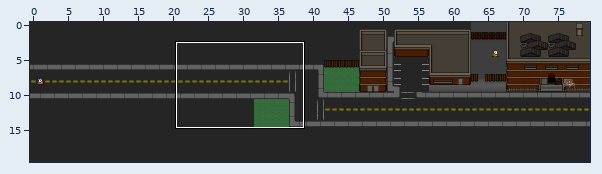
A Tiled map gets an edit: assets/gauntlet.tmx. The picture above shows the old version from afar; the outline marks the close-up.
Close-up. The starting point:
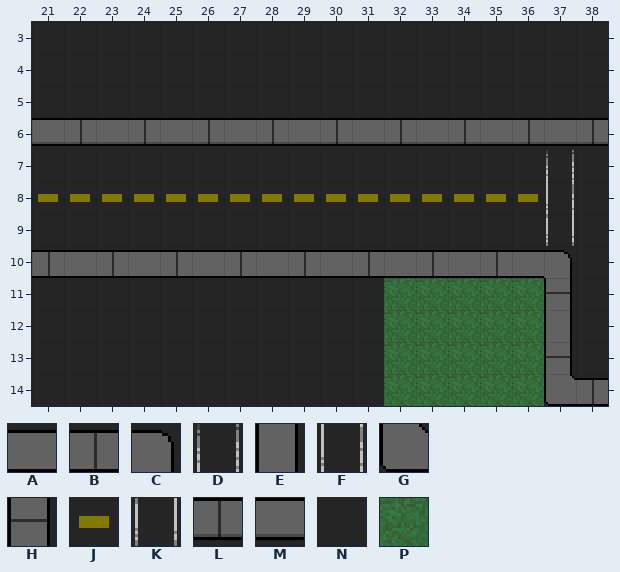
Cells are 16x16 px. Shown: x 21..38, y 3..14. The commit also changed other parts of the map, which this record leaves out.
Key: from "ztown": A 117, B 118, C 119, D 123, E 135, F 139, G 149, H 151, J 154, K 155, L 165, M 166, N 168, P 178.
_ is an empty cell.
Layers that did not change in this view are not listed.
Layer "bg" before, first column x 21:
 3 NNNNNNNNNNNNNNNNNN
 4 NNNNNNNNNNNNNNNNNN
 5 NNNNNNNNNNNNNNNNNN
 6 MLMLMLMLMLMLMLMLML
 7 NNNNNNNNNNNNNNNNDN
 8 JJJJJJJJJJJJJJJJFN
 9 NNNNNNNNNNNNNNNNKN
10 BABABABABABABABACN
11 NNNNNNNNNNNPPPPPHN
12 NNNNNNNNNNNPPPPPEN
13 NNNNNNNNNNNPPPPPHN
14 NNNNNNNNNNNPPPPPGB
The same view after the edit:
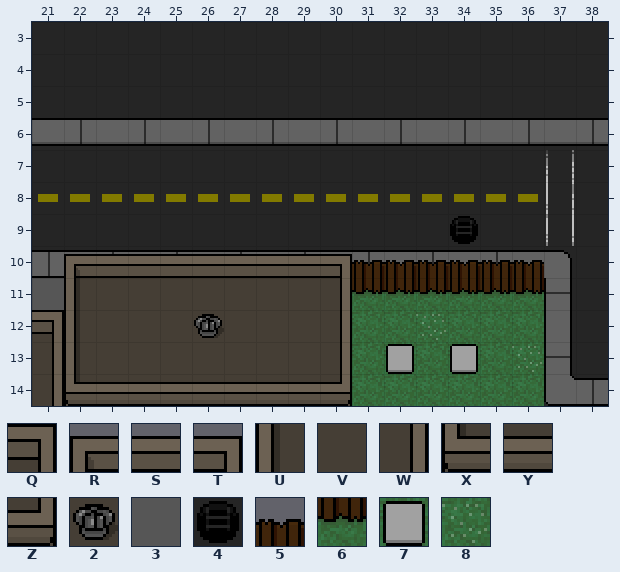
Further tiles: from "ztown": Q 2, R 3, S 4, T 5, U 16, V 17, W 18, X 32, Y 33, Z 34, 2 44, 3 136, 4 138, 5 157, 6 175, 7 188, 8 194.
Changes in this commit:
Changed rows in their new state; . is an unchanged cell.
Layer "bg":
first column x 21:
 9 .............4..
11 3UVVVVVVVW666666
12 QUVVV2VVVWP.8...
13 WUVVVVVVVWP7.7.8
14 WXYYYYYYYZP.....
Layer "fg":
first column x 22:
10 RSSSSSSST555555
